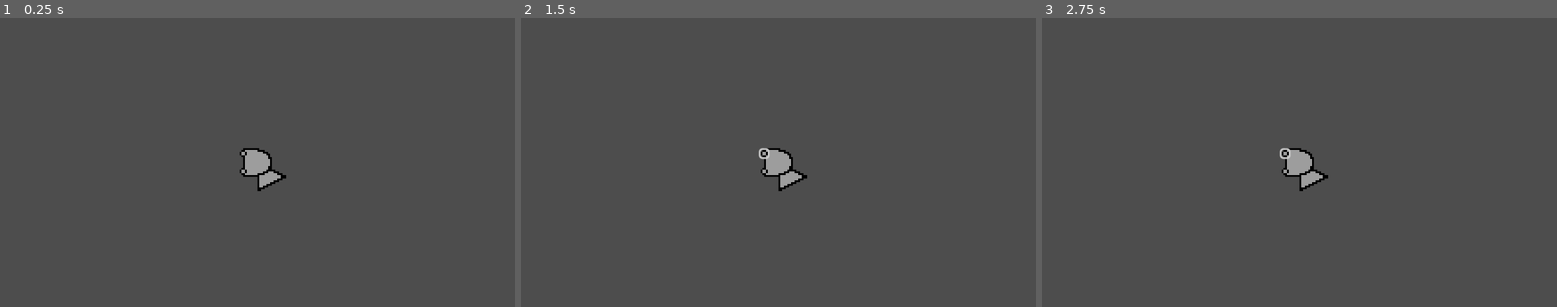
Above: before the commit, frames 1-3 (left to right).
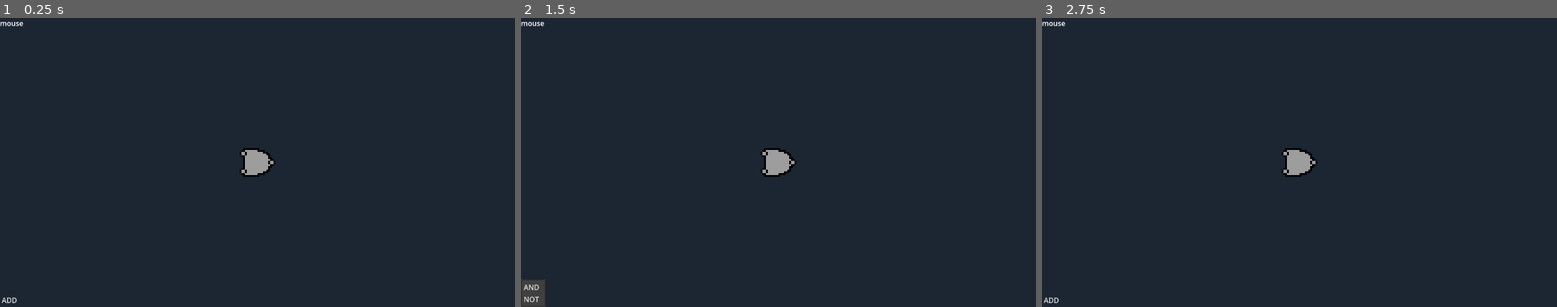
Above: after the commit, the same moments.

Repository: Poellebob/logic-sim
Game: Godot game, scene res://Master.tscn
Two runs of this game, one before a commit and one after it. Both use one fixed random seed, a clock stepped at 60 frames per second and the inputs below.
Inputs (mouse positions are in pixels of both pictures, inside the frame that each line leads up to):
- Up to frame 1 (0.25 s): no input
- Up to frame 2 (1.5 s): click (763, 153) at 0.52 s; click (531, 301) at 1.25 s, where only the run after the commit has a clickable "ADD"
- Up to frame 3 (2.75 s): click (1284, 153) at 2.02 s

The runs differ from the first frame. In frame 1, 99% of the frame differs, in the area x 0-100%, y 0-100%; in frame 2, 99%; in frame 3, 99%.

Commit message:
ui base and progress on gates

Diff:
--- a/Master.tscn
+++ b/Master.tscn
@@ -1,19 +1,82 @@
-[gd_scene load_steps=3 format=3 uid="uid://c2w1wg8uyx65t"]
+[gd_scene load_steps=5 format=3 uid="uid://c2w1wg8uyx65t"]
 
-[ext_resource type="Texture2D" uid="uid://f8qxt5rsi3vu" path="res://assets/sprites/NOT.png" id="1_lkj0v"]
+[ext_resource type="Texture2D" uid="uid://cm8w2iq2kndf8" path="res://assets/sprites/background.png" id="1_l7vh6"]
+[ext_resource type="PackedScene" uid="uid://dc78t18wnv4n1" path="res://UI.tscn" id="1_u860x"]
 [ext_resource type="PackedScene" uid="uid://cl0bukr6fi36g" path="res://assets/And.tscn" id="2_b128g"]
 
+[sub_resource type="GDScript" id="GDScript_6xkqs"]
+script/source = "extends Node2D
+
+var previous_mouse_position = Vector2.ZERO
+@onready var camera: Camera2D = $Camera2D
+
+@onready var ui: CanvasLayer = $UI
+
+@onready var background: ParallaxBackground = $ParallaxBackground
+@onready var background_layer: ParallaxLayer = $ParallaxBackground/ParallaxLayer
+@onready var background_texrure: TextureRect = $ParallaxBackground/ParallaxLayer/TextureRect
+
+func _ready():
+	background.visible = true
+	ui.visible = true
+
+
+func _process(_delta: float):
+	var current_mouse_position = get_viewport().get_mouse_position()
+	if(Input.is_action_pressed(\"mouse_middle\")):
+		var mouse_movement = current_mouse_position - previous_mouse_position
+		camera.position -= mouse_movement / camera.zoom
+	previous_mouse_position = current_mouse_position
+
+	camera.zoom += Vector2.ONE * 0.5 * (int(Input.is_action_just_pressed(\"mouse_down\"))-int(Input.is_action_just_pressed(\"mouse_up\")))
+	camera.zoom = clamp(camera.zoom, Vector2.ONE * 0.5, Vector2.ONE * 15)
+
+	background_texrure.size = Vector2(get_viewport().size) / camera.zoom
+	background_layer.motion_mirroring = background_texrure.size
+
+
+func _on_ui_on_add_option_pressed(text: String) -> void:
+	match text:
+		\"AND\":
+			spawn_and()
+		\"NOT\":
+			spawn_not()
+		_:
+			pass
+
+
+func spawn_and(count: int = 1):
+	print(\"AND\")
+
+
+func spawn_not(count: int = 1):
+	print(\"NOT\")
+
+func load_gates():
+	pass
+"
+
 [node name="Master" type="Node2D"]
+script = SubResource("GDScript_6xkqs")
 
 [node name="Camera2D" type="Camera2D" parent="."]
 zoom = Vector2(4, 4)
 
+[node name="UI" parent="." instance=ExtResource("1_u860x")]
+visible = false
+
 [node name="ParallaxBackground" type="ParallaxBackground" parent="."]
+visible = false
 
 [node name="ParallaxLayer" type="ParallaxLayer" parent="ParallaxBackground"]
+motion_mirroring = Vector2(128, 128)
 
-[node name="Sprite2D" type="Sprite2D" parent="ParallaxBackground/ParallaxLayer"]
-texture = ExtResource("1_lkj0v")
-centered = false
+[node name="TextureRect" type="TextureRect" parent="ParallaxBackground/ParallaxLayer"]
+offset_right = 16.0
+offset_bottom = 16.0
+texture = ExtResource("1_l7vh6")
+stretch_mode = 1
 
 [node name="and" parent="." instance=ExtResource("2_b128g")]
+
+[connection signal="on_add_option_pressed" from="UI" to="." method="_on_ui_on_add_option_pressed"]
--- /dev/null
+++ b/UI.tscn
@@ -0,0 +1,59 @@
+[gd_scene load_steps=2 format=3 uid="uid://dc78t18wnv4n1"]
+
+[sub_resource type="GDScript" id="GDScript_nbfvu"]
+script/source = "extends CanvasLayer
+
+@onready var menu_button: MenuButton = $Control/Buttom/MenuButton
+
+signal on_add_option_pressed(text: String)
+
+# Called when the node enters the scene tree for the first time.
+func _ready() -> void:
+	menu_button.get_popup().add_item(\"AND\")
+	menu_button.get_popup().add_item(\"NOT\")
+
+	menu_button.get_popup().connect(\"id_pressed\", Callable(self, \"_on_item_pressed\"))
+
+
+# Called every frame. 'delta' is the elapsed time since the previous frame.
+func _process(_delta: float) -> void:
+	pass
+
+func _on_item_pressed(id):
+	on_add_option_pressed.emit(menu_button.get_popup().get_item_text(id))
+"
+
+[node name="UI" type="CanvasLayer"]
+script = SubResource("GDScript_nbfvu")
+
+[node name="Control" type="Control" parent="."]
+layout_mode = 3
+anchors_preset = 15
+anchor_right = 1.0
+anchor_bottom = 1.0
+grow_horizontal = 2
+grow_vertical = 2
+mouse_filter = 2
+
+[node name="Top" type="HFlowContainer" parent="Control"]
+layout_mode = 1
+anchors_preset = 10
+anchor_right = 1.0
+grow_horizontal = 2
+
+[node name="Label" type="Label" parent="Control/Top"]
+layout_mode = 2
+text = "mouse"
+
+[node name="Buttom" type="HFlowContainer" parent="Control"]
+layout_mode = 1
+anchors_preset = 12
+anchor_top = 1.0
+anchor_right = 1.0
+anchor_bottom = 1.0
+grow_horizontal = 2
+grow_vertical = 0
+
+[node name="MenuButton" type="MenuButton" parent="Control/Buttom"]
+layout_mode = 2
+text = "ADD"
--- a/assets/And.tscn
+++ b/assets/And.tscn
@@ -1,9 +1,31 @@
-[gd_scene load_steps=3 format=3 uid="uid://cl0bukr6fi36g"]
+[gd_scene load_steps=4 format=3 uid="uid://cl0bukr6fi36g"]
 
 [ext_resource type="Texture2D" uid="uid://doe2wx2pvhhau" path="res://assets/sprites/AND.png" id="1_p3jmo"]
-[ext_resource type="PackedScene" uid="uid://07k81lsmvgu7" path="res://assets/io/cin.tscn" id="2_rrmbe"]
+[ext_resource type="PackedScene" uid="uid://07k81lsmvgu7" path="res://assets/io/connect_io.tscn" id="2_rrmbe"]
+
+[sub_resource type="GDScript" id="GDScript_ud66m"]
+script/source = "extends Node2D
+
+var input: Array[bool] = [false, false]
+
+signal wire_spawn_request(is_input: bool, source: Node2D)
+
+# Called when the node enters the scene tree for the first time.
+func _ready() -> void:
+	get_io()
+
+
+# Called every frame. 'delta' is the elapsed time since the previous frame.
+func _process(delta: float) -> void:
+	pass
+
+func get_io():
+	var tree = get_tree()
+	print_tree()
+"
 
 [node name="and" type="Node2D"]
+script = SubResource("GDScript_ud66m")
 
 [node name="body" type="Sprite2D" parent="."]
 texture = ExtResource("1_p3jmo")
@@ -12,10 +34,13 @@
 
 [node name="in" type="Node" parent="io"]
 
-[node name="cin" parent="io/in" instance=ExtResource("2_rrmbe")]
+[node name="io" parent="io/in" instance=ExtResource("2_rrmbe")]
 position = Vector2(-8, -5)
 
-[node name="cin2" parent="io/in" instance=ExtResource("2_rrmbe")]
+[node name="io2" parent="io/in" instance=ExtResource("2_rrmbe")]
 position = Vector2(-8, 5)
 
 [node name="out" type="Node" parent="io"]
+
+[node name="io" parent="io/out" instance=ExtResource("2_rrmbe")]
+position = Vector2(8, 0)
--- a/assets/io/cin.tscn
+++ b/assets/io/connect_io.tscn
@@ -5,29 +5,26 @@
 [sub_resource type="GDScript" id="GDScript_tscit"]
 script/source = "extends Node2D
 
-var sprite: Sprite2D
+@onready var sprite: Sprite2D = $Sprite2D
 
-# Called when the node enters the scene tree for the first time.
-func _ready() -> void:
-	sprite = $Sprite2D
+@export var is_input: bool
 
-
-# Called every frame. 'delta' is the elapsed time since the previous frame.
-func _process(delta: float) -> void:
-	pass
+signal wire_spawn_request(is_input: bool,suorce: Node2D)
 
 
 func _on_button_button_up() -> void:
 	sprite.frame = 0
-	print(\"butten up\")
 
 
 func _on_button_button_down() -> void:
-	sprite.frame = 1
-	print(\"pressed\")
+	sprite.frame = 2
+
+
+func _on_button_pressed() -> void:
+	wire_spawn_request.emit(self)
 "
 
-[node name="cin" type="Node2D"]
+[node name="io" type="Node2D"]
 script = SubResource("GDScript_tscit")
 
 [node name="Button" type="Button" parent="."]
@@ -36,11 +33,13 @@
 offset_right = 6.0
 offset_bottom = 6.0
 scale = Vector2(0.5, 0.5)
+focus_mode = 0
 flat = true
 
 [node name="Sprite2D" type="Sprite2D" parent="."]
 texture = ExtResource("1_kdlx6")
-hframes = 2
+hframes = 3
 
 [connection signal="button_down" from="Button" to="." method="_on_button_button_down"]
 [connection signal="button_up" from="Button" to="." method="_on_button_button_up"]
+[connection signal="pressed" from="Button" to="." method="_on_button_pressed"]
--- /dev/null
+++ b/gates.json
@@ -0,0 +1,3 @@
+{
+
+}
--- a/project.godot
+++ b/project.godot
@@ -15,6 +15,27 @@
 config/features=PackedStringArray("4.3", "GL Compatibility")
 config/icon="res://icon.svg"
 
+[input]
+
+mouse_middle={
+"deadzone": 0.5,
+"events": [Object(InputEventMouseButton,"resource_local_to_scene":false,"resource_name":"","device":-1,"window_id":0,"alt_pressed":false,"shift_pressed":false,"ctrl_pressed":false,"meta_pressed":false,"button_mask":0,"position":Vector2(0, 0),"global_position":Vector2(0, 0),"factor":1.0,"button_index":3,"canceled":false,"pressed":false,"double_click":false,"script":null)
+, Object(InputEventMouseButton,"resource_local_to_scene":false,"resource_name":"","device":-1,"window_id":0,"alt_pressed":false,"shift_pressed":false,"ctrl_pressed":true,"meta_pressed":false,"button_mask":0,"position":Vector2(0, 0),"global_position":Vector2(0, 0),"factor":1.0,"button_index":1,"canceled":false,"pressed":false,"double_click":false,"script":null)
+]
+}
+mouse_up={
+"deadzone": 0.5,
+"events": [Object(InputEventMouseButton,"resource_local_to_scene":false,"resource_name":"","device":-1,"window_id":0,"alt_pressed":false,"shift_pressed":false,"ctrl_pressed":false,"meta_pressed":false,"button_mask":0,"position":Vector2(0, 0),"global_position":Vector2(0, 0),"factor":1.0,"button_index":4,"canceled":false,"pressed":false,"double_click":false,"script":null)
+, Object(InputEventKey,"resource_local_to_scene":false,"resource_name":"","device":-1,"window_id":0,"alt_pressed":false,"shift_pressed":false,"ctrl_pressed":true,"meta_pressed":false,"pressed":false,"keycode":0,"physical_keycode":73,"key_label":0,"unicode":105,"location":0,"echo":false,"script":null)
+]
+}
+mouse_down={
+"deadzone": 0.5,
+"events": [Object(InputEventMouseButton,"resource_local_to_scene":false,"resource_name":"","device":-1,"window_id":0,"alt_pressed":false,"shift_pressed":false,"ctrl_pressed":false,"meta_pressed":false,"button_mask":0,"position":Vector2(0, 0),"global_position":Vector2(0, 0),"factor":1.0,"button_index":5,"canceled":false,"pressed":false,"double_click":false,"script":null)
+, Object(InputEventKey,"resource_local_to_scene":false,"resource_name":"","device":-1,"window_id":0,"alt_pressed":false,"shift_pressed":false,"ctrl_pressed":true,"meta_pressed":false,"pressed":false,"keycode":0,"physical_keycode":79,"key_label":0,"unicode":111,"location":0,"echo":false,"script":null)
+]
+}
+
 [rendering]
 
 textures/canvas_textures/default_texture_filter=0
Binary file added: assets/sprites/background.ase
Binary file added: assets/sprites/background.png
Not shown, added: assets/sprites/background.png.import
Binary file changed: assets/sprites/connect.ase
Binary file changed: assets/sprites/connect.png
